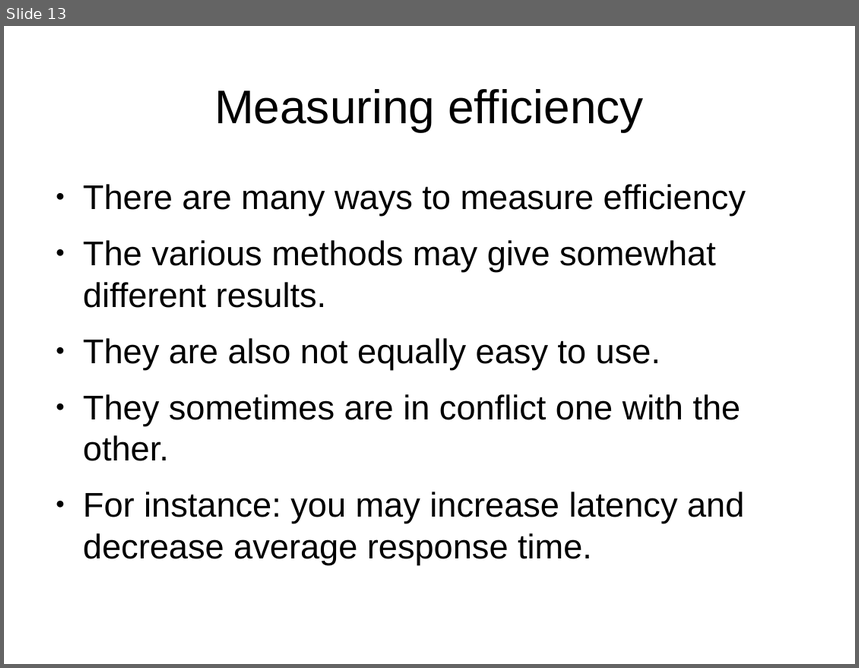
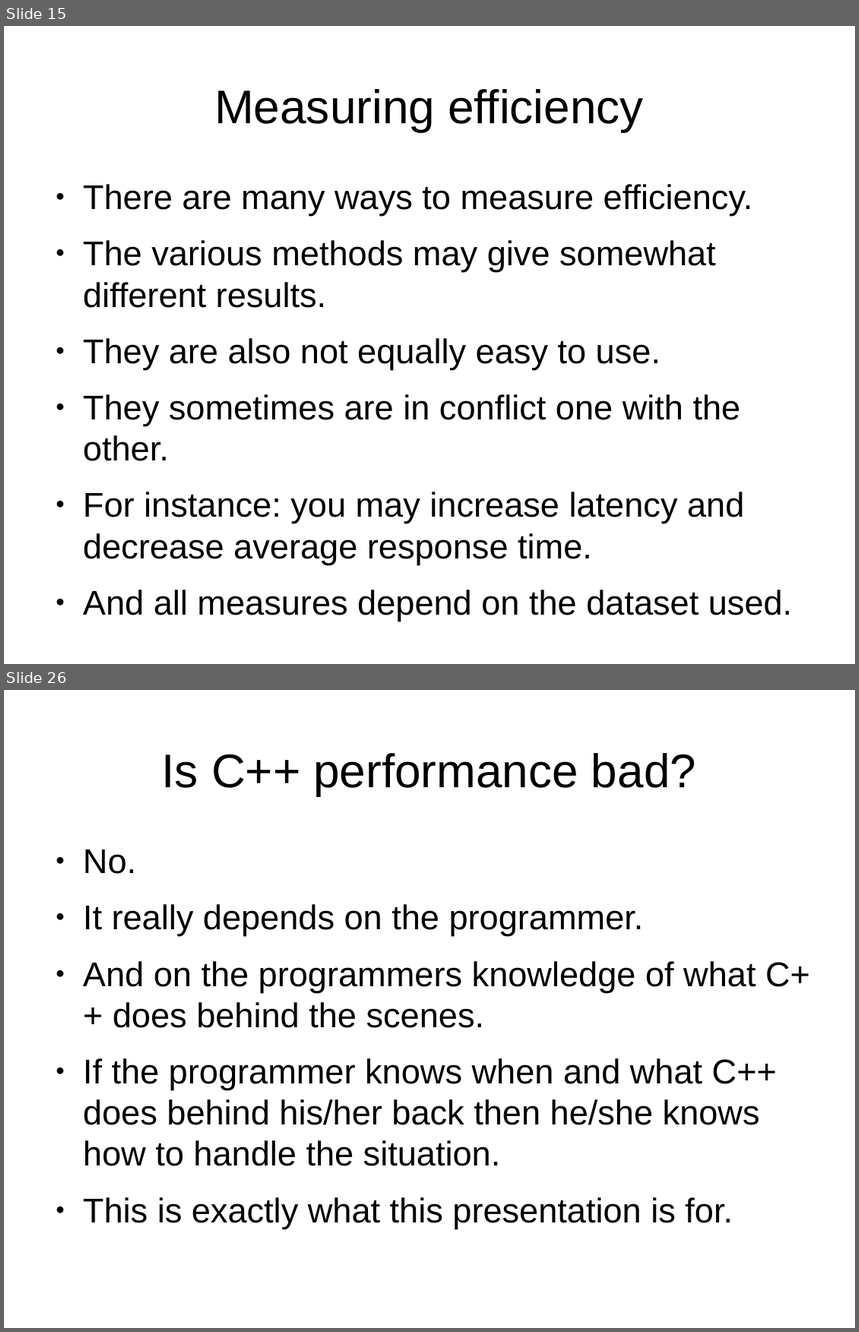
Before and after one commit to veltzer/demos-linux, a slide deck: multi_core/effective_cplusplus.odp. Shown one above the other, each under a label of ours: slide 13 before the commit, slides 15 and 26 after it; the slides between them are not shown. The pictures are 859x668 and 859x1332 pixels, drawn with LibreOffice and Linux fonts; fonts in the diff are those of the drawing. Boxes give left, top, right and bottom in pixels: in the first picture for what was removed or moved away, otherwise in the second. Text is boxed around its words. In the diff, an @@ line names an element or a change of style, - is before the commit and + after.

```diff
--- a/multi_core/effective_cplusplus.odp
+++ b/multi_core/effective_cplusplus.odp
@@ slide 26 added at <box>4,690,855,1328</box>, background #FFFFFF @@
@@ title added at <box>162,753,696,796</box>, 44 pt, text #000000 @@
+Is C++ performance bad?
@@ text added at <box>83,850,810,1229</box>, 32 pt, text #000000 @@
+● No.
+● It really depends on the programmer.
+● And on the programmers knowledge of what C++ does behind the scenes.
+● If the programmer knows when and what C++ does behind his/her back then he/she knows how to handle the situation.
+● This is exactly what this presentation is for.
@@ what was slide 13 is now slide 15 @@
@@ slide 15 changed as well @@
@@ text at <box>83,184,753,216</box>: text changed @@
-● There are many ways to measure efficiency
+● There are many ways to measure efficiency.
@@ text at <box>83,590,792,621</box>: paragraph added @@
+● And all measures depend on the dataset used.
```
Also in this commit, not shown: 3 other slides changed, 15 other slides added, 1 other file.
